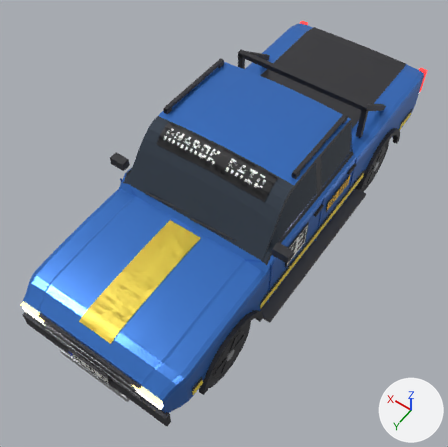
Before and after pictures for a commit that changed the glTF model assets/cars/mammoth/mammoth.glb.
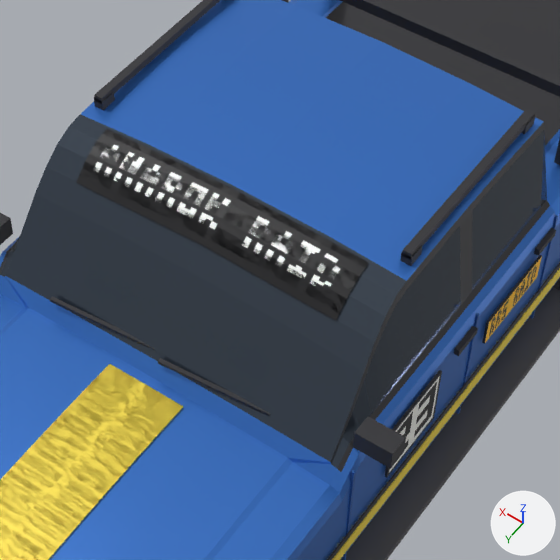
There are two pictures of each version: one whole from a 50 mm camera at (-2.59, 4.02, 6.29) aimed at (-0.01, 0.42, 0.63), one close up on the part from 28% to 80% of the width and 15% to 68% of the height. The axes (+X, +Y, +Z) are drawn at lower right. The lights are the same throughout. The last two pictures show the newer version. Where no turn or scale is listed for an object, it has been applied to the vertices. Vertices at exactly the same position are counted once.

Names of what the first close-up shows: 'body.014', 'livery.014'.
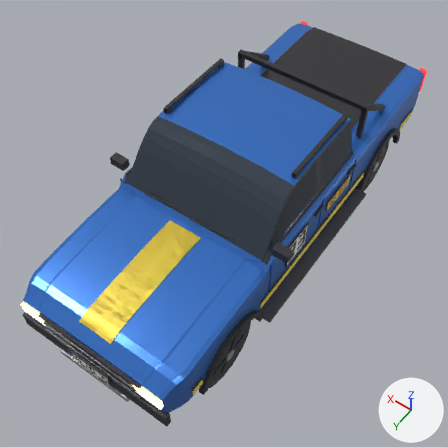
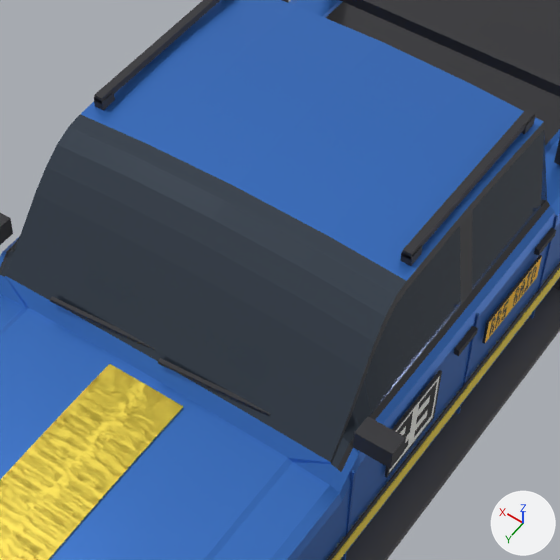
Boxes [x1, y1, x2, y2] around the edits, measured in the close-ups (560 x 560 px):
'livery.014', reshaped: before [0, 129, 560, 560]; after [0, 255, 560, 560]
part 1 of me_livery_020, deleted: before [76, 129, 369, 321]

What the commit changed:
me_livery_020 is used by ob_livery_014; location (0.0, 0.0, 0.0).
me_livery_020 had 3044 vertices, 6016 faces and spanned x -0.99..0.99, y -2.47..2.47, z 0.66..1.89.
me_livery_020 now has 2450 vertices, 4832 faces and spans x -0.99..0.99, y -2.47..2.47, z 0.66..1.23.
me_livery_020 part 1: the loose piece of 594 vertices spanning x -0.67..0.67, y 0.45..0.68, z 1.72..1.89 is deleted.
me_livery_020 no longer uses material mat_mammoth_banner (picture img_mammoth_banner).
